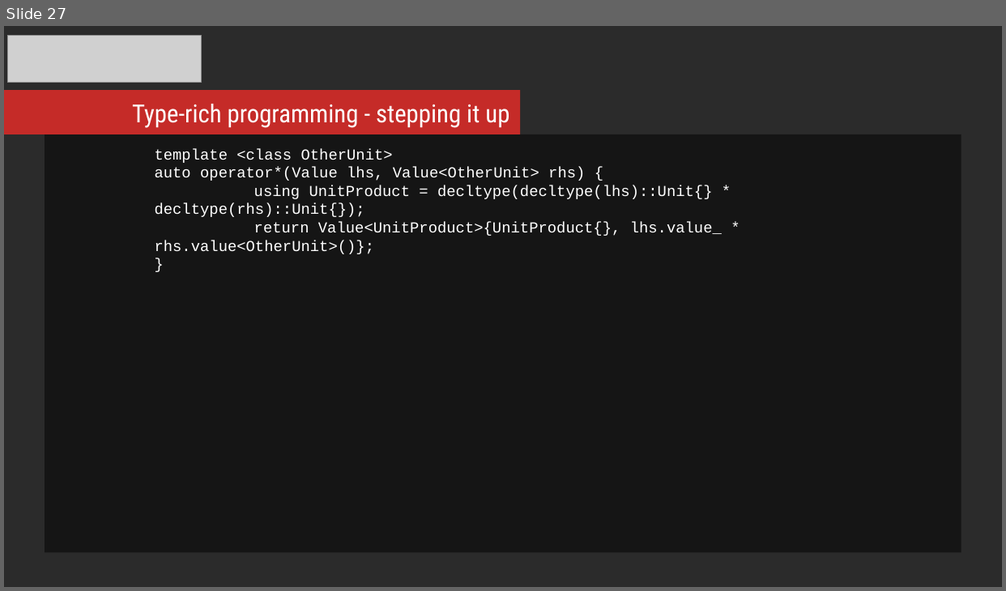
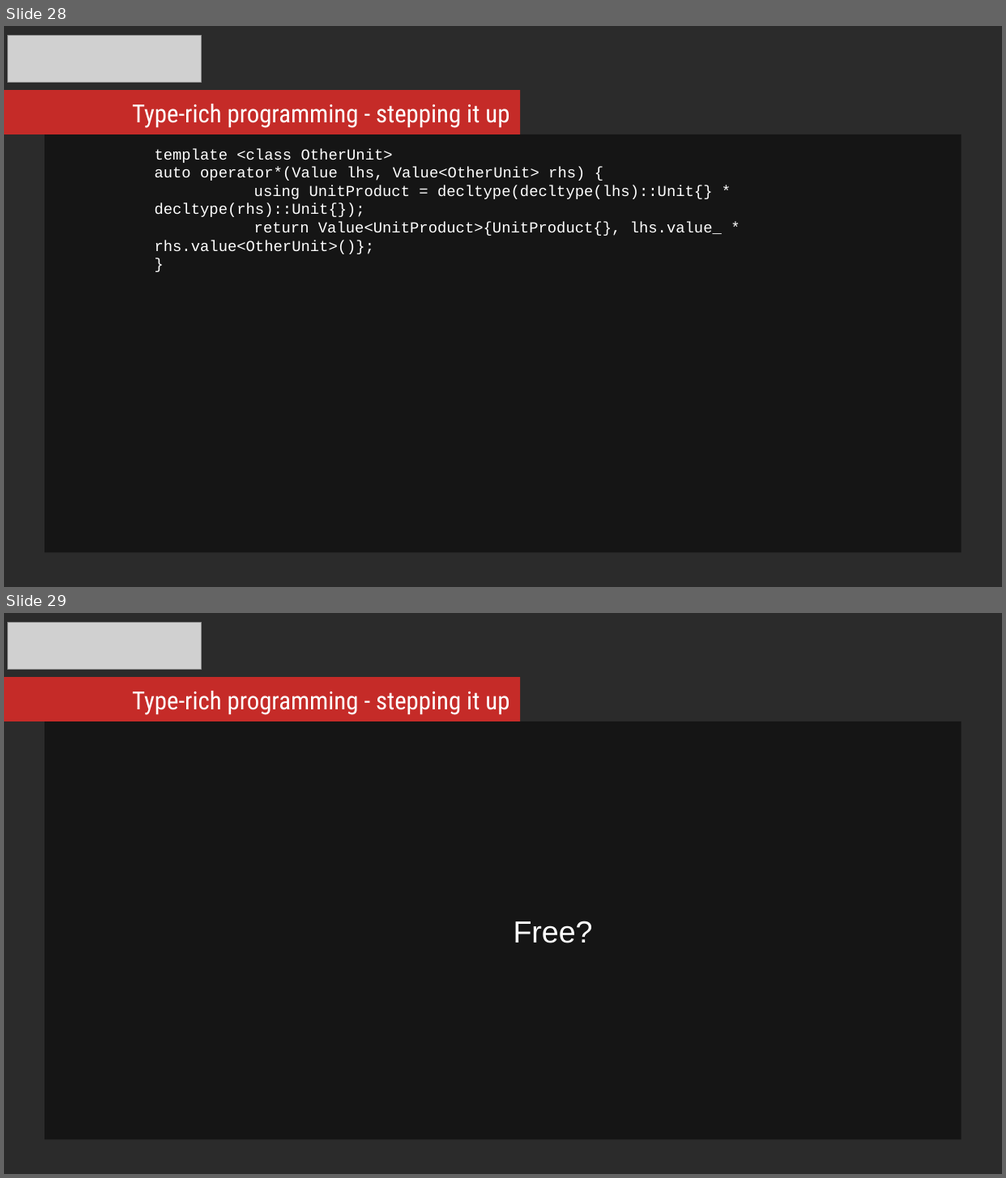
Before and after one commit to mikosz/type-safety, a slide deck: ask-not-what-you-can-do-for-the-compiler.odp. Shown one above the other, each under a label of ours: slide 27 before the commit, slides 28 and 29 after it. The pictures are 1006x591 and 1006x1178 pixels, drawn with LibreOffice and Linux fonts; fonts in the diff are those of the drawing; grey boxes stand for pictures; background and template pictures are left out; a plain dark background stands for a picture behind light text. Boxes give left, top, right and bottom in pixels: in the first picture for what was removed or moved away, otherwise in the second. Text is boxed around its words. In the diff, an @@ line names an element or a change of style, - is before the commit and + after.

```diff
--- a/ask-not-what-you-can-do-for-the-compiler.odp
+++ b/ask-not-what-you-can-do-for-the-compiler.odp
@@ slide 29 added at [4, 613, 1002, 1174], background picture (left out) @@
@@ picture added at [8, 622, 202, 669] @@
@@ rectangle added at [4, 677, 520, 721], fill #C52B28 @@
@@ text added at [132, 691, 509, 715], 18 pt, text #FFFFFF @@
+Type-rich programming - stepping it up
@@ rectangle added at [45, 722, 961, 1139], fill #000000 at 51% opacity, 22 pt, text #FFFFFF @@
+Free?
@@ what was slide 27 is now slide 28 @@
```
Also in this commit, not shown: 8 other slides added, 12 other files.
